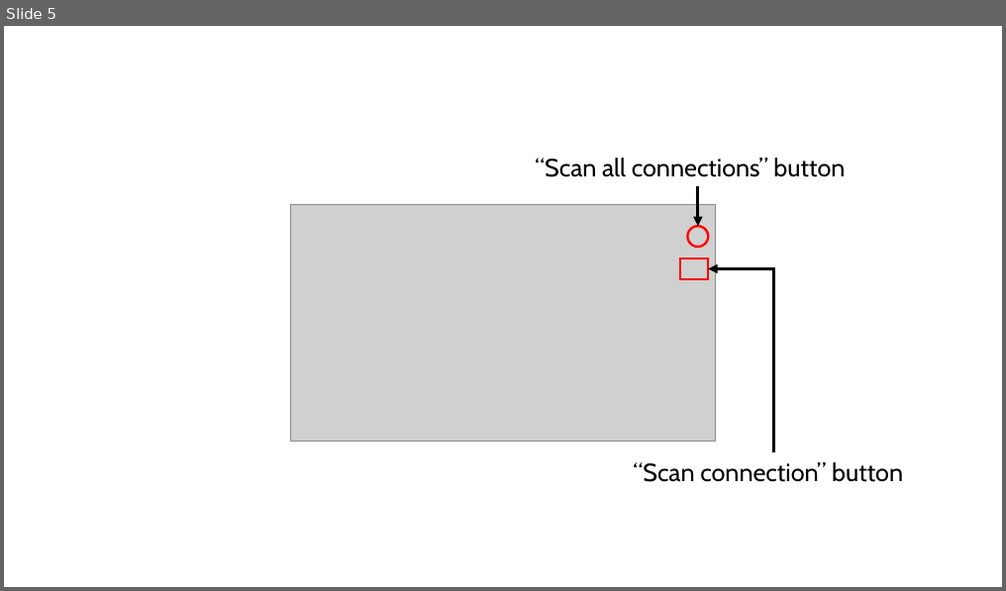
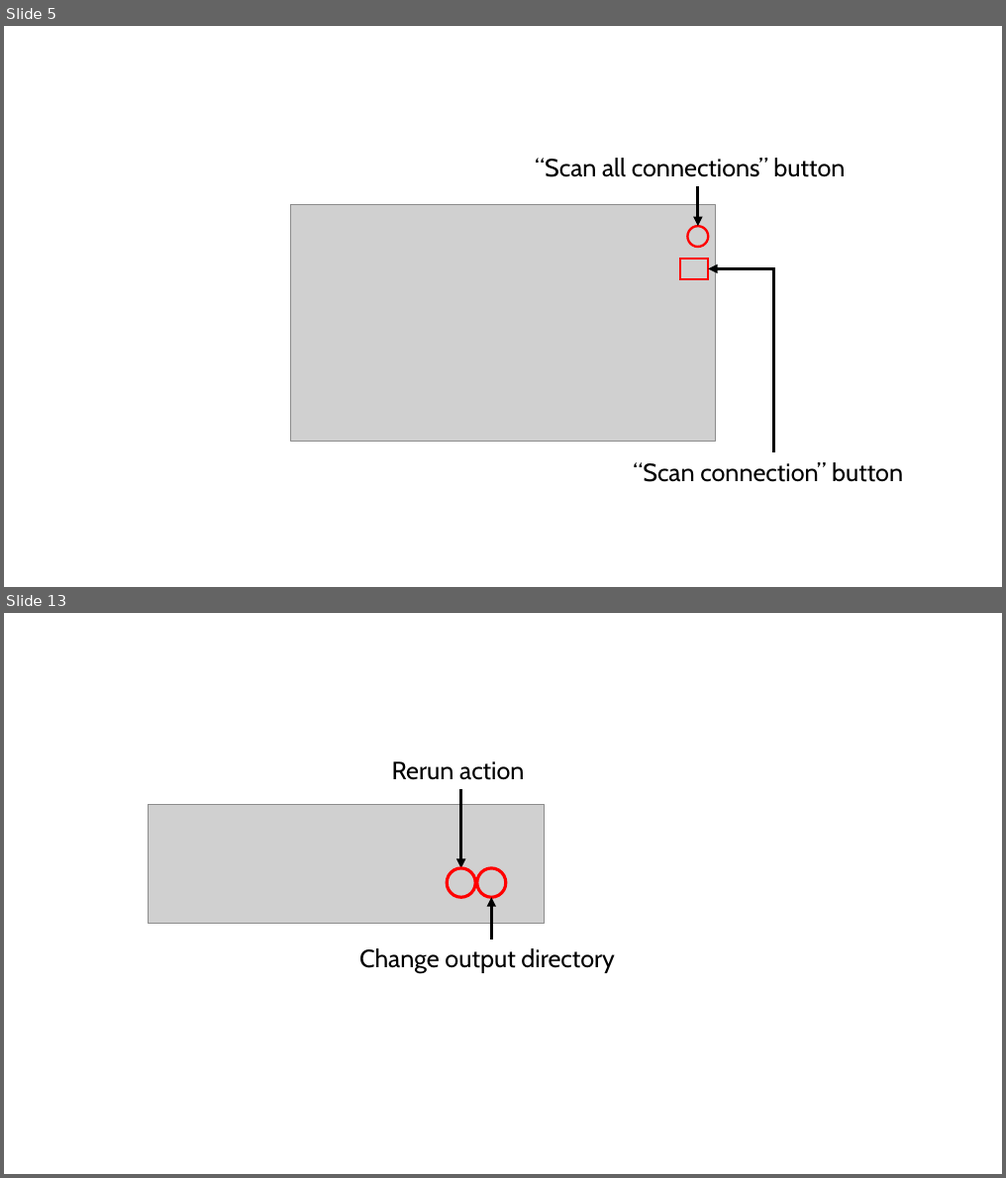
Before and after one commit to LabBench-Society/Protocols, a slide deck: introdemo/Illustrations/Illustrations (Introduction to LabBench).pptx. Shown one above the other, each under a label of ours: slide 5 before the commit, slides 5 and 13 after it; the slides between them are not shown. The pictures are 1006x591 and 1006x1178 pixels, drawn with LibreOffice and Linux fonts; fonts in the diff are those of the drawing; grey boxes stand for pictures. Boxes give left, top, right and bottom in pixels: in the first picture for what was removed or moved away, otherwise in the second. Text is boxed around its words. In the diff, an @@ line names an element or a change of style, - is before the commit and + after.

```diff
--- a/introdemo/Illustrations/Illustrations (Introduction to LabBench).pptx
+++ b/introdemo/Illustrations/Illustrations (Introduction to LabBench).pptx
@@ slide 13 added at bbox=[4, 613, 1002, 1174], background #FFFFFF @@
@@ text added at bbox=[392, 761, 524, 780], 24 pt, text #000000 @@
+Rerun action
@@ arrow added from (461, 789) to (461, 868), #000000 3 pt @@
@@ picture added at bbox=[148, 805, 545, 924] @@
@@ ellipse added at bbox=[448, 868, 475, 897], outline #FF0000 3 pt @@
@@ ellipse added at bbox=[477, 868, 506, 897], outline #FF0000 3 pt @@
@@ arrow added from (491, 940) to (491, 897), #000000 3 pt @@
@@ text added at bbox=[359, 949, 614, 973], 24 pt, text #000000 @@
+Change output directory
```
Also in this commit, not shown: 7 other slides added, 1 slide removed, 1 other file.
